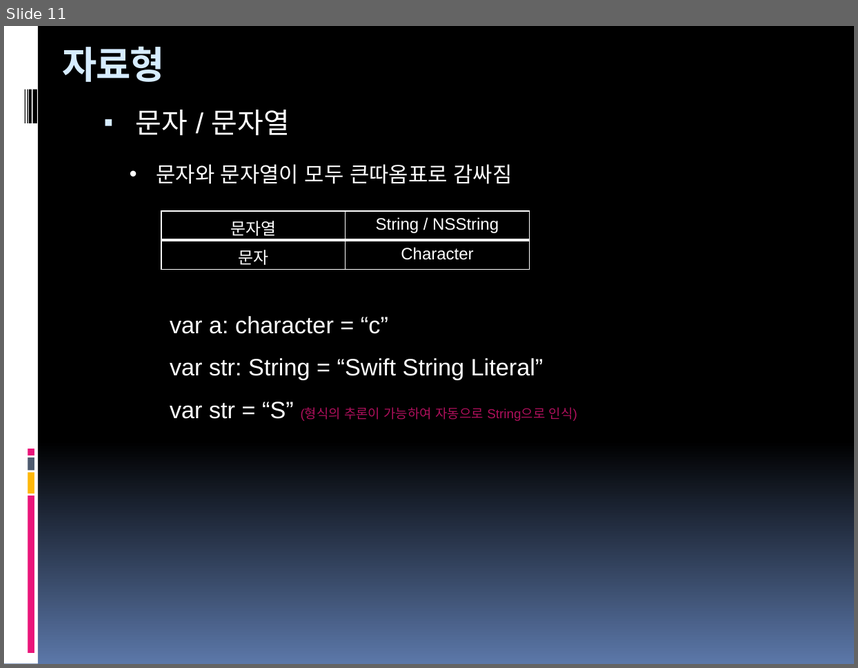
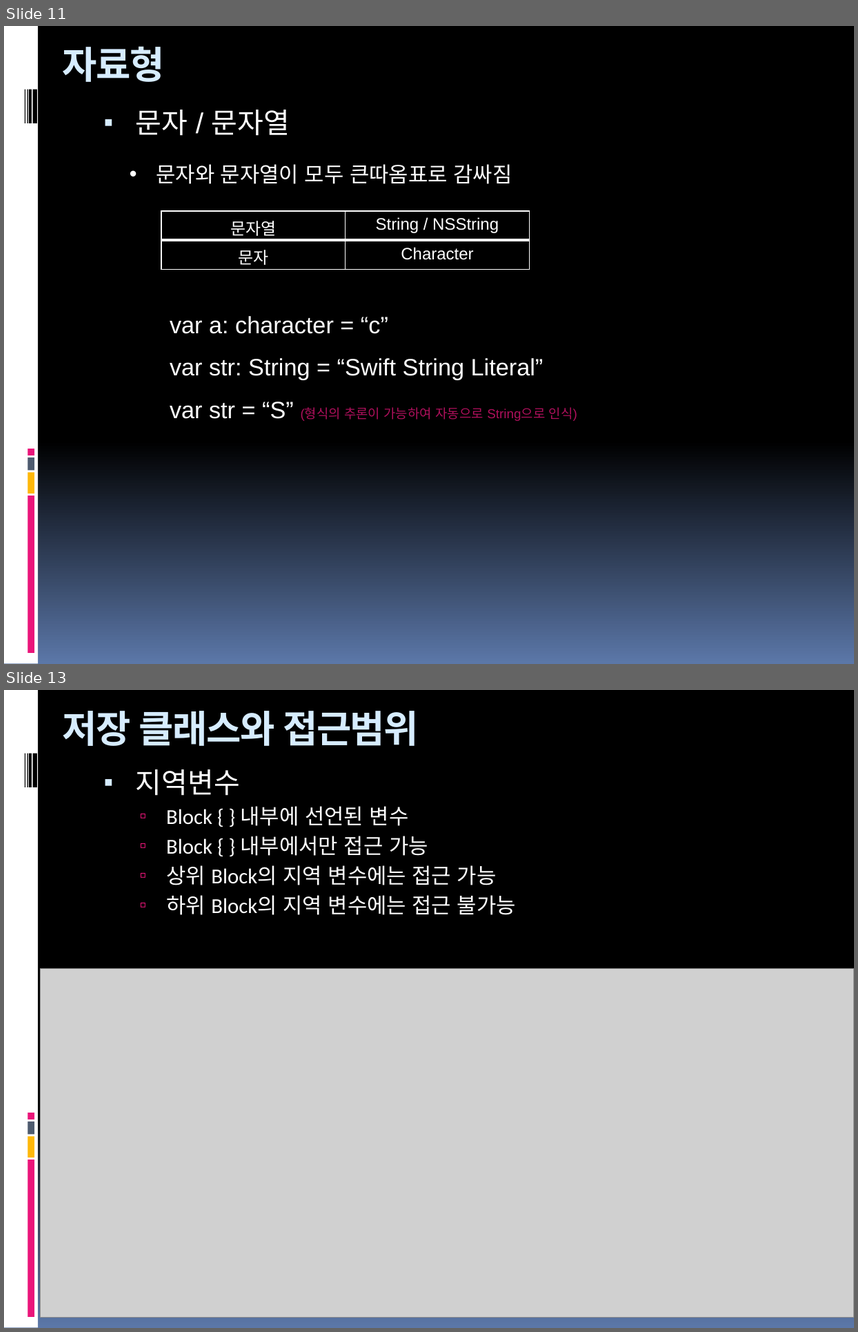
Before and after one commit to hounga13/helloSwift, a slide deck: Swift세미나자료.pptx. Shown one above the other, each under a label of ours: slide 11 before the commit, slides 11 and 13 after it; the slides between them are not shown. The pictures are 858x668 and 858x1332 pixels, drawn with LibreOffice and Linux fonts; fonts in the diff are those of the drawing; grey boxes stand for pictures. Boxes give left, top, right and bottom in pixels: in the first picture for what was removed or moved away, otherwise in the second. Text is boxed around its words. In the diff, an @@ line names an element or a change of style, - is before the commit and + after.

```diff
--- a/Swift세미나자료.pptx
+++ b/Swift세미나자료.pptx
@@ slide 13 added at box(4, 690, 854, 1328), background gradient #000000 to #5B77A8; not listed: 9 template elements that a slide beside it also shows @@
@@ title added at box(63, 711, 419, 746), 32 pt, text #D6ECFF, bold @@
+저장 클래스와 접근범위
@@ text added at box(136, 769, 516, 915), 18 pt, text #FFFFFF @@
+▪ 지역변수
+  ▫ Block { } 내부에 선언된 변수
+  ▫ Block { } 내부에서만 접근 가능
+  ▫ 상위 Block의 지역 변수에는 접근 가능
+  ▫ 하위 Block의 지역 변수에는 접근 불가능
@@ picture added at box(41, 969, 854, 1317) @@
```
Also in this commit, not shown: 1 slide changed, 7 other slides added, 2 other files.
